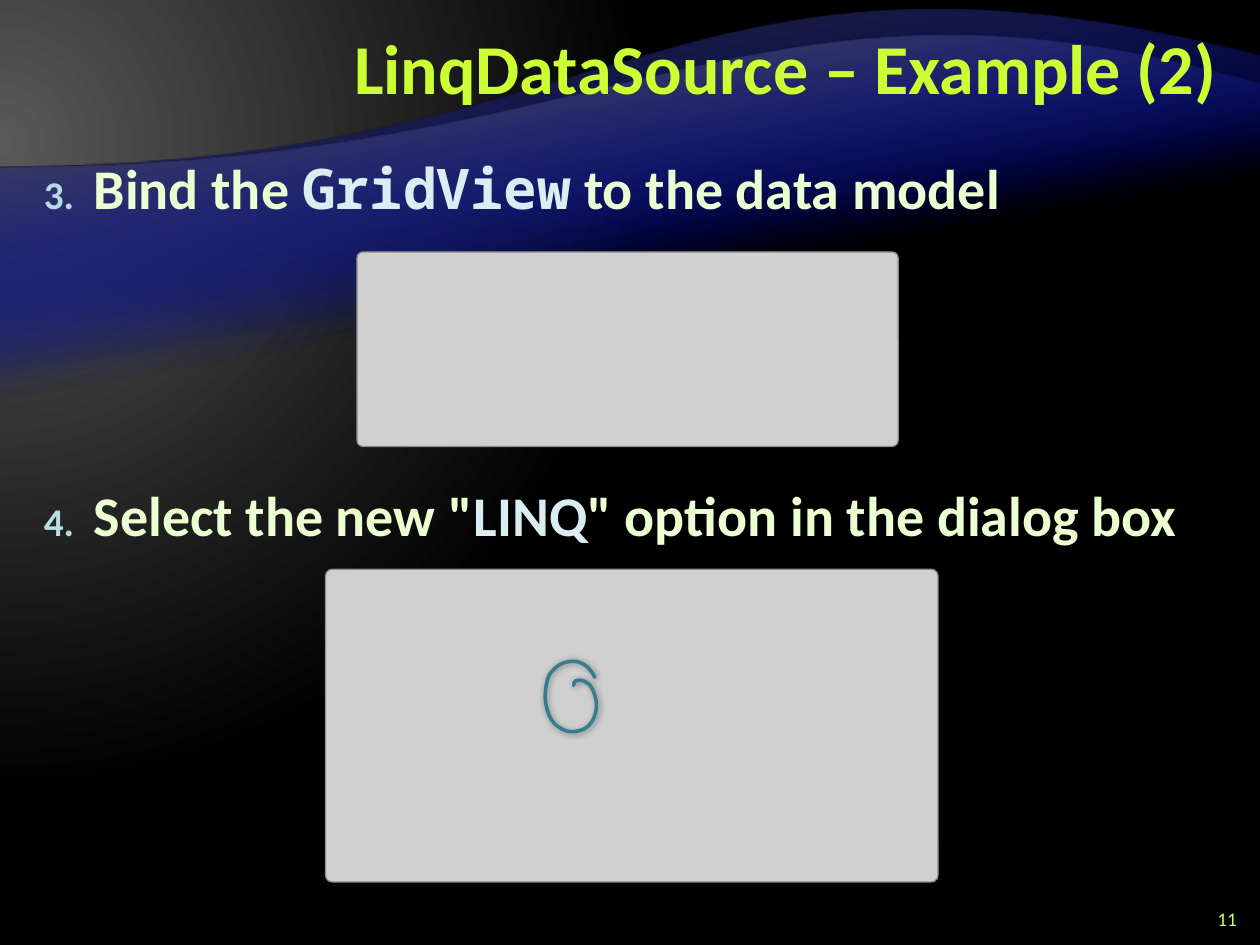
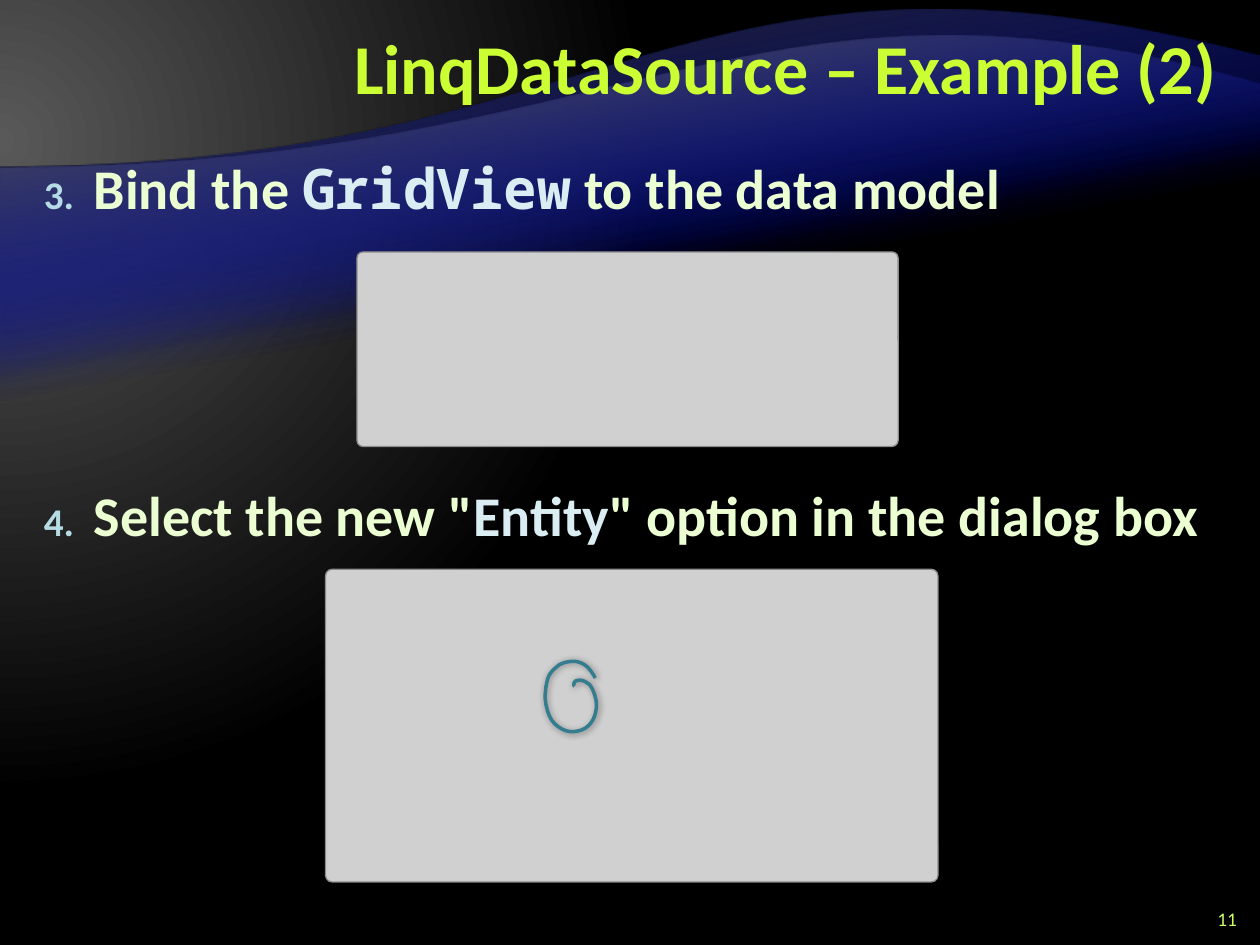
Before and after one commit to Graveheart/aspnetcourse, a slide deck: slide 11 of 2010/lectures/10. ASP.NET-and-Databases.pptx. Drawn at 1260x945 pixels with LibreOffice and Linux fonts; fonts in the diff are those of the drawing; grey boxes stand for pictures; background and template pictures are left out. Boxes give left, top, right and bottom in pixels: in the first picture for what was removed or moved away, otherwise in the second. Text is boxed around its words. In the diff, an @@ line names an element or a change of style, - is before the commit and + after.

Commit message:
changed from Linq-To-SQL to Entities-To-SQL

```diff
--- a/2010/lectures/10. ASP.NET-and-Databases.pptx
+++ b/2010/lectures/10. ASP.NET-and-Databases.pptx
@@ text at (94,496,1198,546): text changed @@
-4. Select the new "LINQ" option in the dialog box
+4. Select the new "Entity" option in the dialog box
```
Also in this commit, not shown: 11 other slides changed.
